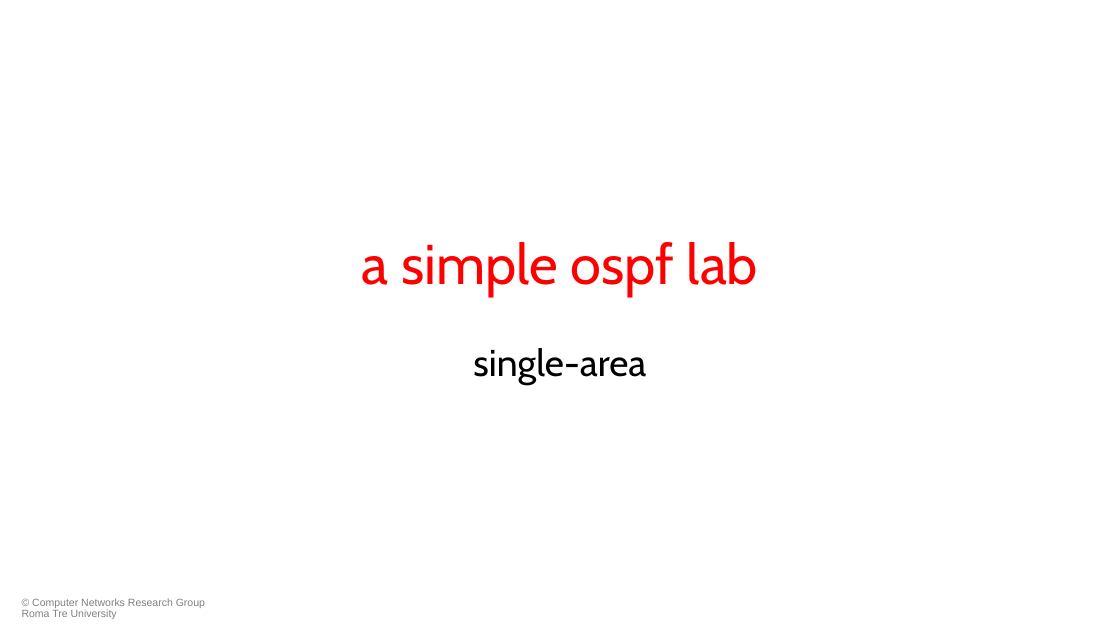
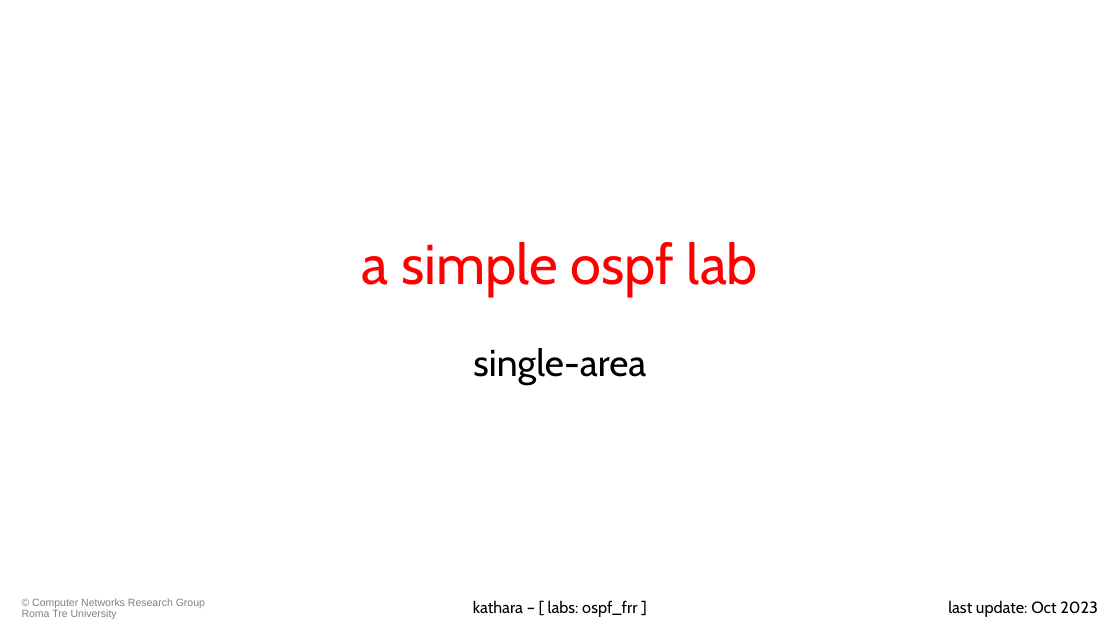
Before and after one commit to KatharaFramework/Kathara-Labs, a slide deck: slide 5 of main-labs/intradomain-routing/frr/ospf/020-kathara-lab_ospf.pptx. Drawn at 1120x630 pixels with LibreOffice and Linux fonts; fonts in the diff are those of the drawing; background and template pictures are left out. Boxes give left, top, right and bottom in pixels: in the first picture for what was removed or moved away, otherwise in the second. Text is boxed around its words. In the diff, an @@ line names an element or a change of style, - is before the commit and + after.

Commit message:
Change last update of OSPF slides

```diff
--- a/main-labs/intradomain-routing/frr/ospf/020-kathara-lab_ospf.pptx
+++ b/main-labs/intradomain-routing/frr/ospf/020-kathara-lab_ospf.pptx
@@ text added at bbox=[473, 600, 637, 617], 14 pt, text #000000 @@
+kathara – [ labs: ospf_frr ]
@@ text added at bbox=[948, 600, 1098, 617], 14 pt, text #000000 @@
+last update: Oct 2023
```
Also in this commit, not shown: 70 other slides changed, 1 other file.
